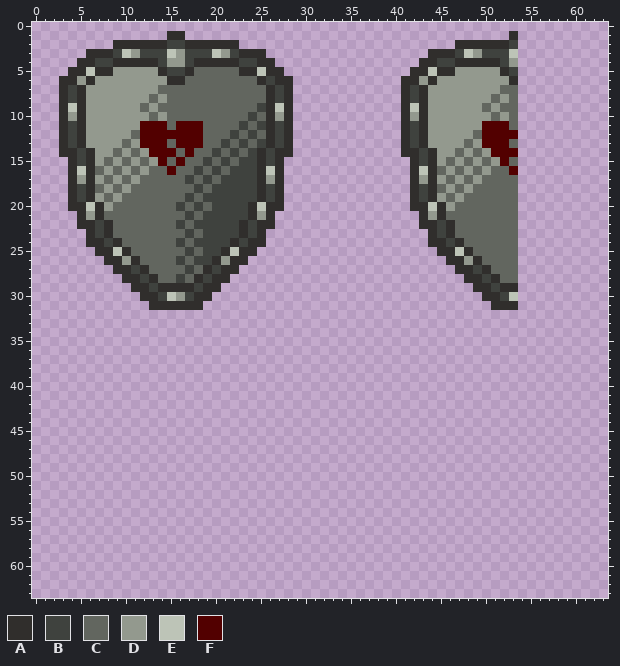
Two states of a pixel-art file, EECS494-P3/Assets/Aesthetics/Sprites/AsepriteFiles/shieldIcons.aseprite. Above is the file before it was changed.
64x64 pixels, 1 frame. Colours within 5 levels of each other are drawn and written as one.
Palette (. is transparent): A #302e2c  B #3f423e  C #62665f  D #93998e  E #bdc4b7  F #520000
Pixels before (only the part around the change), first column x 15:
 0 .................................................
 1 AA....................................A..........
 2 BBAAAAAA........................AAAAAAB..........
 3 EDBBBEDBAAA..................AAABEDBBBE..........
 4 DDBAAAAABBAA................AABBAAAAABD..........
 5 BBACCCCCAAEAA..............AAEAADDDDDAB..........
 6 AACCCCCCCCABAA............AADADDDDDDDDA..........
 7 CCCCCCCCCCCABA............ABADDDDDDDDCC..........
 8 CCCCCCCCCCCABA............ABADDDDDDDCDC..........
 9 CCCCCCCCCCBAEA............AEADDDDDDCDCC..........
10 CCCCCCCCCBCADA............ADADDDDDDDCDC..........
11 CFFFCCCCBCBABA............ABADDDDDDFFFC..........
12 FFFFCCCBCBCABA............ABADDDDDCFFFF..........
13 CFFFCCBCBCBABA............ABADDDDCDFFFC..........
14 FCFCCBCBCBABAA............AABADDCDCDFFF..........
15 CFCCBCBCBBABA..............ABADCDCDCDFC..........
16 FCCBCBCBBBAEA..............AEACDCDCDCCF..........
17 CCBCBCBBBBADA..............ADADCDCDCCCC..........
18 CCCBCBBBBBABA..............ABACDCDCCCCC..........
19 CCBCBBBBBBABA..............ABADCDCCCCCC..........
20 CBCBCBBBBAEAA..............AAEADCCCCCCC..........
21 CCBCBBBBBADA................ADACCCCCCCC..........
22 CBCBBBBBABAA................AABACCCCCCC..........
23 CCBCBBBBABA..................ABACCCCCCC..........
24 CBCBBBBABAA..................AABACCCCCC..........
25 CCBCBBAEAA....................AAEACCCCC..........
26 CBCBBADAA......................AADACCCC..........
27 CCBCABAA........................AABACCC..........
28 CBCABAA..........................AABACC..........
29 AAABAA............................AABAA..........
30 EDBAA..............................AABE..........
31 AAAA................................AAA..........
32 .................................................
33 .................................................
34 .................................................
35 .................................................
36 .................................................
37 .................................................
38 .................................................
39 .................................................
40 .................................................
41 .................................................
42 .................................................
43 .................................................
44 .................................................
45 .................................................
46 .................................................
47 .................................................
48 .................................................
49 .................................................
50 .................................................
51 .................................................
52 .................................................
53 .................................................
54 .................................................
55 .................................................
56 .................................................
57 .................................................
58 .................................................
59 .................................................
60 .................................................
61 .................................................
62 .................................................
63 .................................................
After the commit:
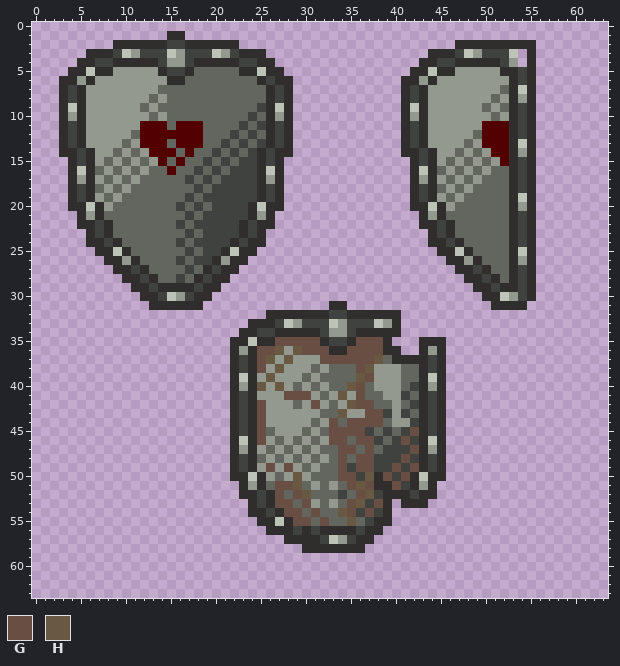
Colours new in this view: G #684e43  H #695943
From old to new:
y 1: x 53 A -> .
y 2: x 53..55 B.. -> AAA
y 3..4: x 55 . -> A
y 5: x 53..55 B.. -> ABA
y 6: x 54..55 .. -> BA
y 7: x 53..55 C.. -> AEA
y 8: x 53..55 C.. -> ADA
y 9..11: x 53..55 C.. -> ABA
y 12: x 53..55 F.. -> ABA
y 13: x 53..55 C.. -> AEA
y 14: x 53..55 F.. -> ADA
y 15: x 53..55 C.. -> ABA
y 16: x 53..55 F.. -> ABA
y 17..18: x 53..55 C.. -> ABA
y 19: x 53..55 C.. -> AEA
y 20: x 53..55 C.. -> ADA
y 21..24: x 53..55 C.. -> ABA
y 25: x 53..55 C.. -> AEA
y 26: x 53..55 C.. -> ADA
y 27..28: x 53..55 C.. -> ABA
y 29: x 54..55 .. -> BA
y 30: x 52..55 BE.. -> EDBA
y 31: x 33..34 .. -> AA; x 54 . -> A
y 32: x 26..40 ............... -> AAAAAAABBAAAAAA
y 33: x 24..40 ................. -> AAABEDBBBEDBBBEDA
y 34: x 23..40 .................. -> AABBAAAAABDDBAAAAA
y 35: x 22..39 .................. -> AAEAAGGGGGABBAGGGA; x 43..45 ... -> AAA
y 36: x 22..40 ................... -> ADAGGHDHGGGAAGGGGAA; x 43..45 ... -> ADA
y 37: x 22..45 ........................ -> ABAGHDHDDDGGGGGGHCAAAABA
y 38: x 22..45 ........................ -> ABAGDHDDDCDCCCGHDDDCCABA
y 39: x 22..45 ........................ -> AEADHDDDCDCCCCHGDDDCCAEA
y 40: x 22..45 ........................ -> ADAHDHDCDCDCCHGCDDDCBADA
y 41: x 22..45 ........................ -> ABADDDGGGDCDHDGCCDDBCABA
y 42: x 22..45 ........................ -> ABAGDDDCDGDCDHGGCCDCBABA
y 43: x 22..45 ........................ -> ABAGDDDDDDCCHDDGGBDBCABA
y 44: x 22..45 ........................ -> ABAGDDDDDCDGCGGGGCDDBABA
y 45: x 22..45 ........................ -> ABAGCDDDCDCGGGGBCBCBGABA
y 46: x 22..45 ........................ -> AEAGDCDCDCDGGCGGBCBGBAEA
y 47: x 22..45 ........................ -> ADADCDCDCDCCGGCGCBBBGADA
y 48: x 22..45 ........................ -> ABACDCDCDCDCGCGGBBBGBABA
y 49: x 22..45 ........................ -> ABADGDGDCDCCGBGGBBGBGABA
y 50: x 22..45 ........................ -> AAEADCDHDCCCGGBHAGBGAEAA
y 51: x 23..44 ...................... -> ADACGGHCDCDCGHGAAGBADA
y 52: x 23..44 ...................... -> AABAGCGHCCCBCGHBAAABAA
y 53: x 24..39 ................ -> ABAGGCGDCDCGHBGA; x 41..43 ... -> AAA
y 54: x 24..39 ................ -> AABAGGCGCCHGBGBA
y 55: x 25..39 ............... -> AAEAGGCGCCHCBAA
y 56: x 26..38 ............. -> AAABABAAAABAA
y 57: x 28..37 .......... -> AAAABEDBAA
y 58: x 30..36 ....... -> AAAAAAA
Changed places in both pictures, as pixel boxes (x1, y1, x2, y2):
changed: (500, 31, 536, 310)
added: (230, 301, 446, 553)
